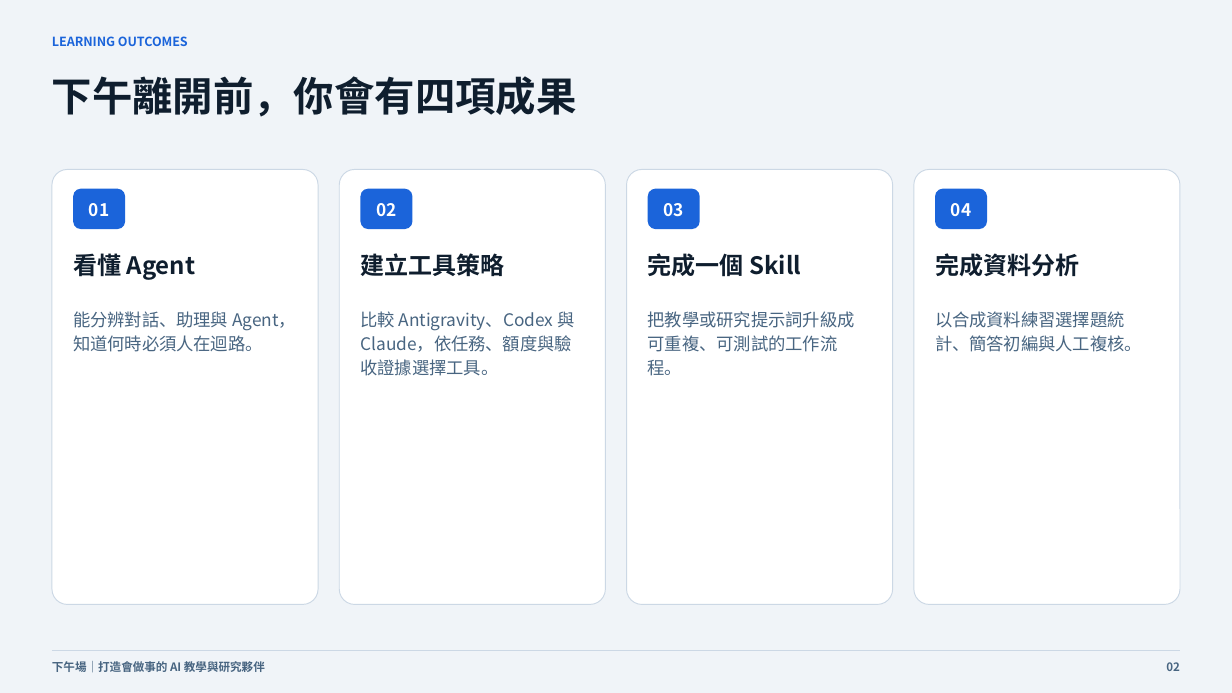
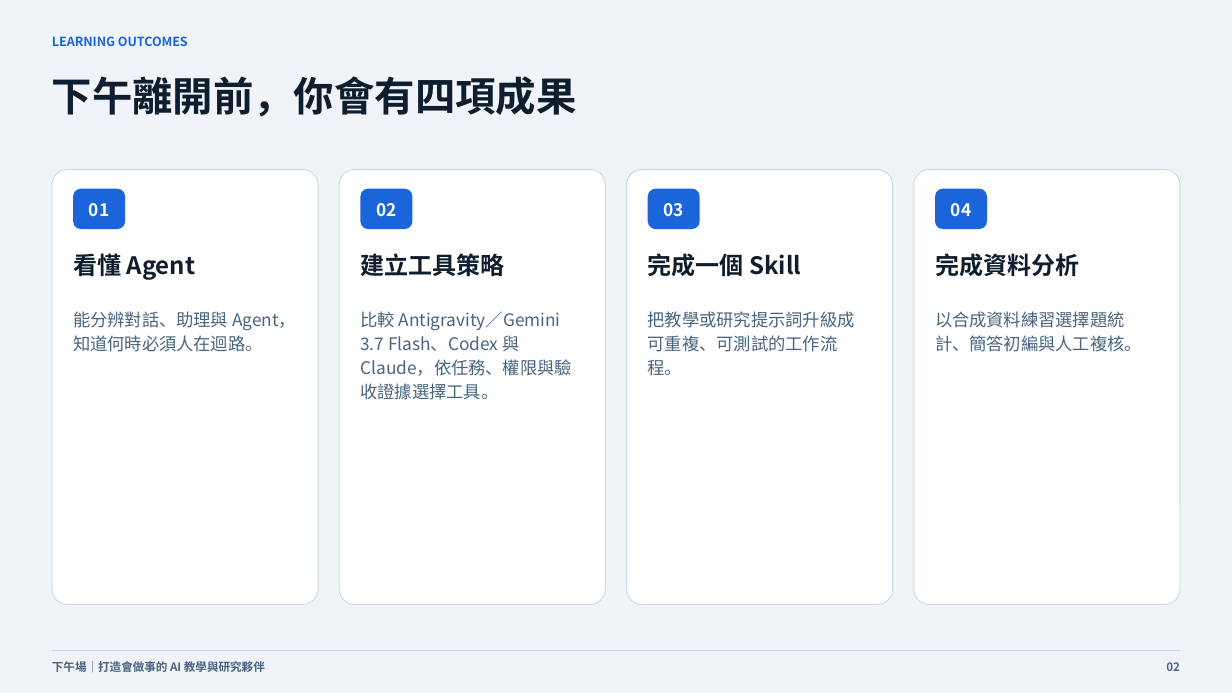
Before and after one commit to cagoooo/ncu-ai-agent-workshop-20260826, a slide deck: slide 2 of 01_簡報/下午場_打造會做事的AI教學與研究夥伴_資料分析實戰_20260826.pptx. Drawn at 1232x693 pixels with LibreOffice and Linux fonts; fonts in the diff are those of the drawing. Boxes give left, top, right and bottom in pixels: in the first picture for what was removed or moved away, otherwise in the second. Text is boxed around its words. In the diff, an @@ line names an element or a change of style, - is before the commit and + after.

```diff
--- a/01_簡報/下午場_打造會做事的AI教學與研究夥伴_資料分析實戰_20260826.pptx
+++ b/01_簡報/下午場_打造會做事的AI教學與研究夥伴_資料分析實戰_20260826.pptx
@@ text at bbox=[360, 311, 572, 400]: text changed @@
-比較 Antigravity、Codex 與 Claude，依任務、額度與驗收證據選擇工具。
+比較 Antigravity／Gemini 3.7 Flash、Codex 與 Claude，依任務、權限與驗收證據選擇工具。
```
Also in this commit, not shown: 43 other slides changed, 6 slides added, 2 slides removed, 22 other files.
